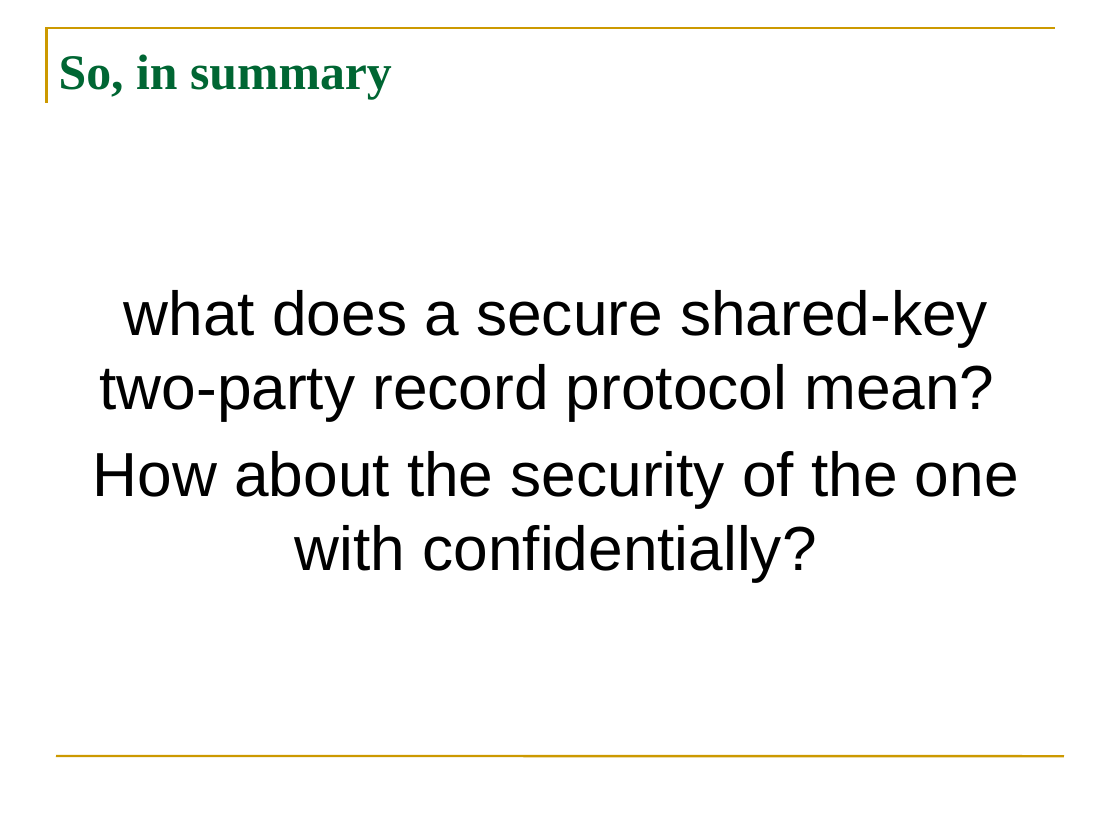
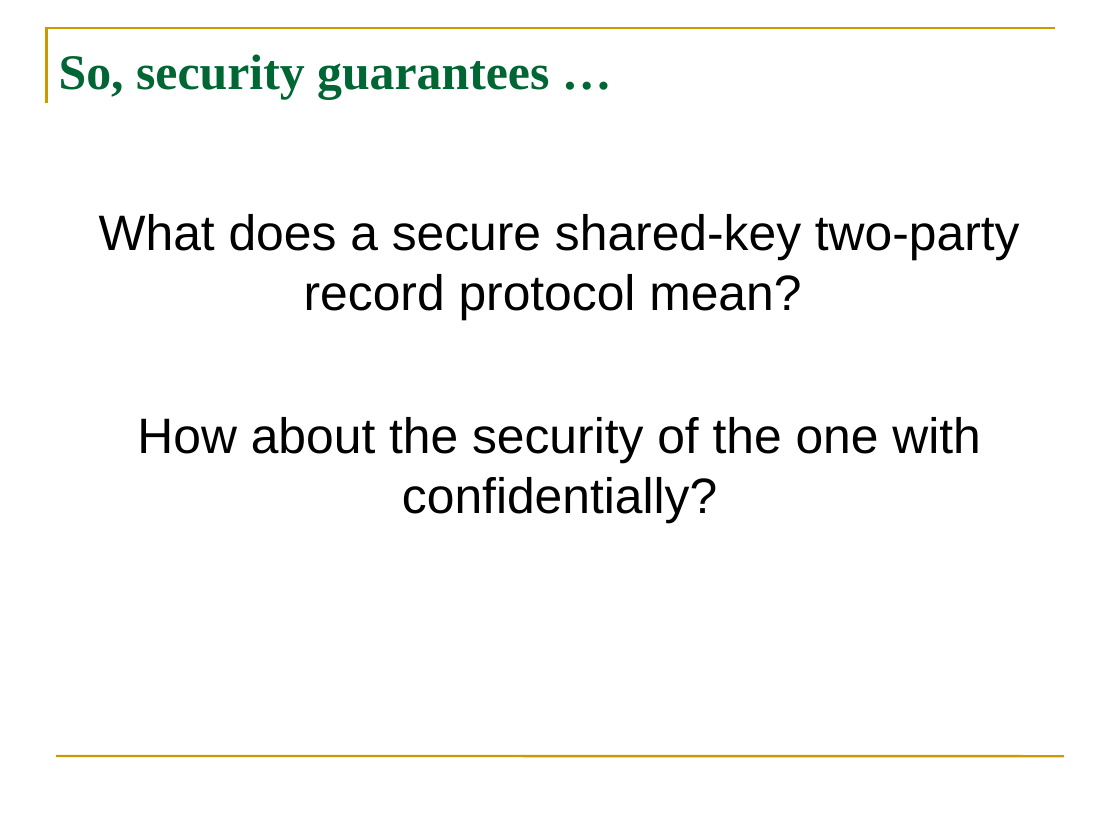
Before and after one commit to GhadaAlmashaqbeh/GhadaAlmashaqbeh.github.io, a slide deck: slide 8 of courses/cse3400-f2024/lecture8.pptx (slide 13 before the commit). Drawn at 1120x840 pixels with LibreOffice and Linux fonts; fonts in the diff are those of the drawing. Boxes give left, top, right and bottom in pixels: in the first picture for what was removed or moved away, otherwise in the second. Text is boxed around its words. In the diff, an @@ line names an element or a change of style, - is before the commit and + after.

```diff
--- a/courses/cse3400-f2024/lecture8.pptx
+++ b/courses/cse3400-f2024/lecture8.pptx
@@ title at box(59, 54, 549, 99): text changed @@
-So, in summary
+So, security guarantees …
@@ text "What does a secure shared-key ...": place and size @@
-text "What does a secure shared-key ..." at box(93, 290, 1019, 582)
+text "What does a secure shared-key ..." at box(99, 214, 1020, 523)
@@ text at box(99, 214, 1020, 321): text changed; size 40 to 32 pt @@
-what does a secure shared-key two-party record protocol mean?
+What does a secure shared-key two-party record protocol mean?
@@ text at box(137, 417, 980, 523): size 40 to 32 pt in "How about the security of the one ..." @@
```
Also in this commit, not shown: 12 other slides changed, 5 slides removed, 3 other files.
